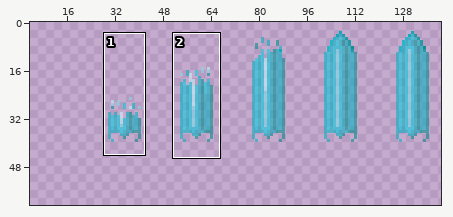
File history of a sprite sheet, items/active/weapons/nightar/noxcalibur/empowerednoxcaliburfullbright.png. Above, an overview of the earlier version with the close-up marked.
Close-up. As it was:
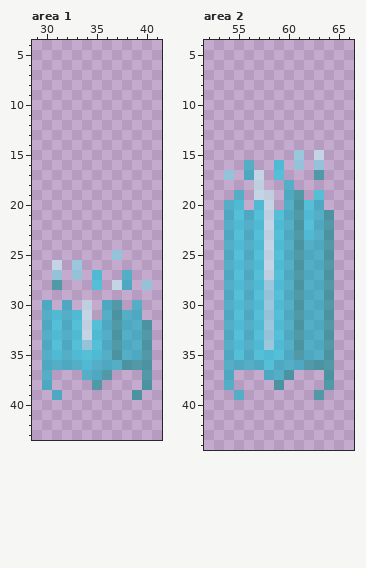
The file is 144x64 pixels. Colours within 5 levels of each other are drawn and written as one. Shown: area 1: x 29..41, y 4..43; area 2: x 52..66, y 4..44. The wide view leaves out empty margins. The commit also changed other parts of the picture, which this record leaves out.
Now the later version:
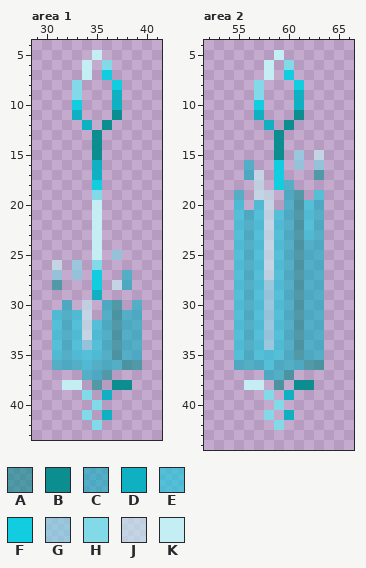
Palette (. is transparent): A #0c8e909f  B #0c8e90  C #10b0c39f  D #10b0c3  E #12cce09f  F #12cce0  G #82d9e89f  H #82d9e8  J #c4edf49f  K #c4edf4
The edit:
--- area 1
@@ x 29..41 @@
  4 .............
- 5 .............
- 6 .............
- 7 .............
- 8 .............
- 9 .............
-10 .............
-11 .............
-12 .............
-13 .............
-14 .............
-15 .............
-16 .............
-17 .............
-18 .............
-19 .............
-20 .............
-21 .............
-22 .............
-23 .............
-24 .............
-25 ........G....
-26 ..J.G........
-27 ..G.G.E..C...
-28 ..A...E.JC.G.
-29 .............
-30 .C.C.J.CA.C..
-31 .CECEJ.CACC..
-32 .CECEJECACCA.
-33 .CECEJECACCA.
-34 .CECEGECACCA.
-35 .CECEEECACCA.
-36 .CCCCECCCAAA.
-37 .C...CCA...A.
-38 .C....A....A.
-39 ..C.......A..
-40 .............
-41 .............
-42 .............
+ 5 ......K......
+ 6 .....K.H.....
+ 7 .....K.F.....
+ 8 ....H...F....
+ 9 ....H...D....
+10 ....F...D....
+11 ....D...B....
+12 .....D.B.....
+13 ......B......
+14 ......B......
+15 ......B......
+16 ......D......
+17 ......D......
+18 ......F......
+19 ......H......
+20 ......K......
+21 ......K......
+22 ......K......
+23 ......K......
+24 ......K......
+25 ......K.G....
+26 ..J.G.H......
+27 ..G.G.F..C...
+28 ..A...F.JC...
+29 ......D......
+30 ...C.J.CA.C..
+31 ..ECEJ.CACC..
+32 ..ECEJECACC..
+33 ..ECEJECACC..
+34 ..ECEGECACC..
+35 ..ECEEECACC..
+36 ..CCCECCCAA..
+37 .....CCA.....
+38 ...KK.A.BB...
+39 .....H.D.....
+40 ......H......
+41 .....H.D.....
+42 ......H......
 43 .............
--- area 2
@@ x 52..66 @@
  4 ...............
- 5 ...............
- 6 ...............
- 7 ...............
- 8 ...............
- 9 ...............
-10 ...............
-11 ...............
-12 ...............
-13 ...............
-14 ...............
-15 .........G.J...
-16 ....C..E.G.G...
-17 ..G.CJ.E...A...
-18 .....J..C......
+ 5 .......K.......
+ 6 ......K.H......
+ 7 ......K.F......
+ 8 .....H...F.....
+ 9 .....H...D.....
+10 .....F...D.....
+11 .....D...B.....
+12 ......D.B......
+13 .......B.......
+14 .......B.......
+15 .......B.G.J...
+16 ....C..F.G.G...
+17 ....CJ.F...A...
+18 .....J.FC......
 19 ...C.JJ.CA.E...
-20 ..CE.EJ.CAEC...
-21 ..CECEJECAECA..
-22 ..CECEJECAECA..
-23 ..CECEJECAECA..
-24 ..CECEJECACCA..
-25 ..CECEJECACCA..
-26 ..CECEJECACCA..
-27 ..CECEJECACCA..
-28 ..CECEGECACCA..
-29 ..CECEGECACCA..
-30 ..CECEGECACCA..
-31 ..CECEGECACCA..
-32 ..CECEGECACCA..
-33 ..CECEGECACCA..
-34 ..CECEGECACCA..
-35 ..CECEEECACCA..
-36 ..CCCCECCCAAA..
-37 ..C...CCA...A..
-38 ..C....A....A..
-39 ...C.......A...
-40 ...............
-41 ...............
-42 ...............
+20 ...E.EJ.CAEC...
+21 ...ECEJECAEC...
+22 ...ECEJECAEC...
+23 ...ECEJECAEC...
+24 ...ECEJECACC...
+25 ...ECEJECACC...
+26 ...ECEJECACC...
+27 ...ECEJECACC...
+28 ...ECEGECACC...
+29 ...ECEGECACC...
+30 ...ECEGECACC...
+31 ...ECEGECACC...
+32 ...ECEGECACC...
+33 ...ECEGECACC...
+34 ...ECEGECACC...
+35 ...ECEEECACC...
+36 ...CCCECCCAA...
+37 ......CCA......
+38 ....KK.A.BB....
+39 ......H.D......
+40 .......H.......
+41 ......H.D......
+42 .......H.......
 43 ...............
Where, in picture pixels (left, top, right, bottom), the same in both close-ups:
changed: (42, 50, 152, 430)
changed: (224, 50, 334, 430)
